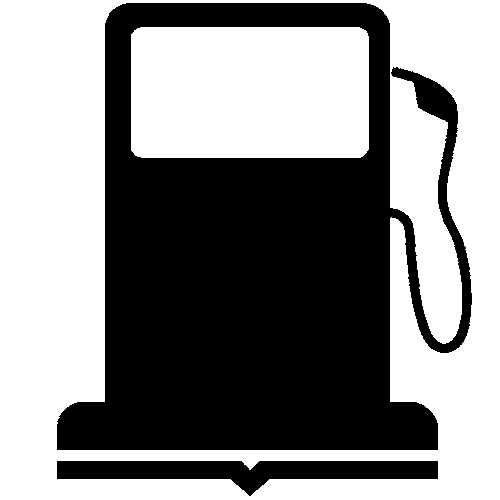
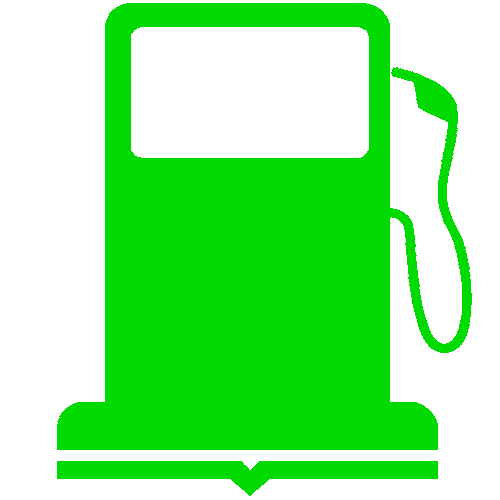
Layers edited between the first and the second 500×500 image:
added layer "Livello #5" above "Livello #4" over [57, 3, 472, 496]
renamed "Livello #2" to "Livello #4", hid it over [57, 461, 438, 496]
hid "icona_grezza.jpg copia #1" over [57, 3, 472, 450]
hid "Livello #3" over [110, 7, 380, 247]
